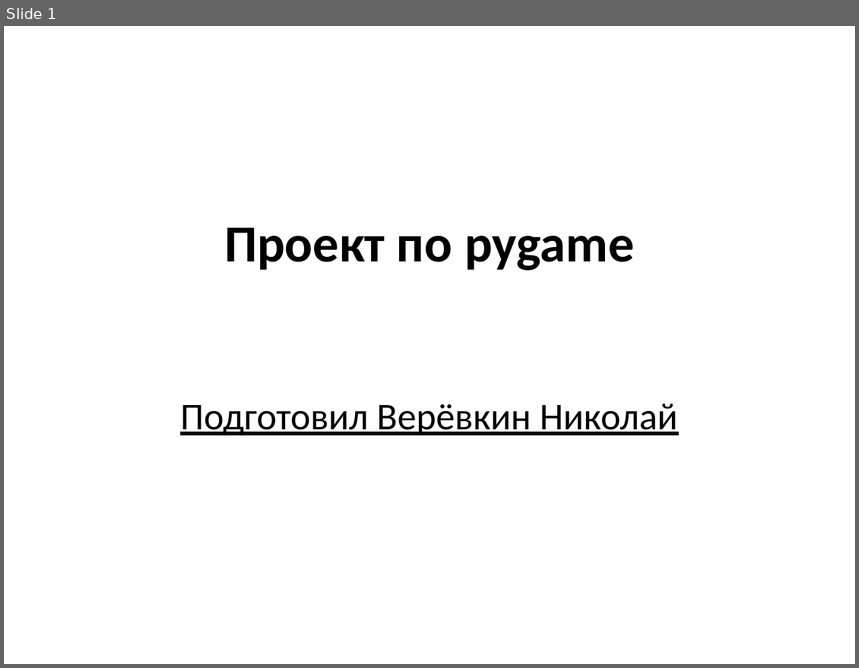
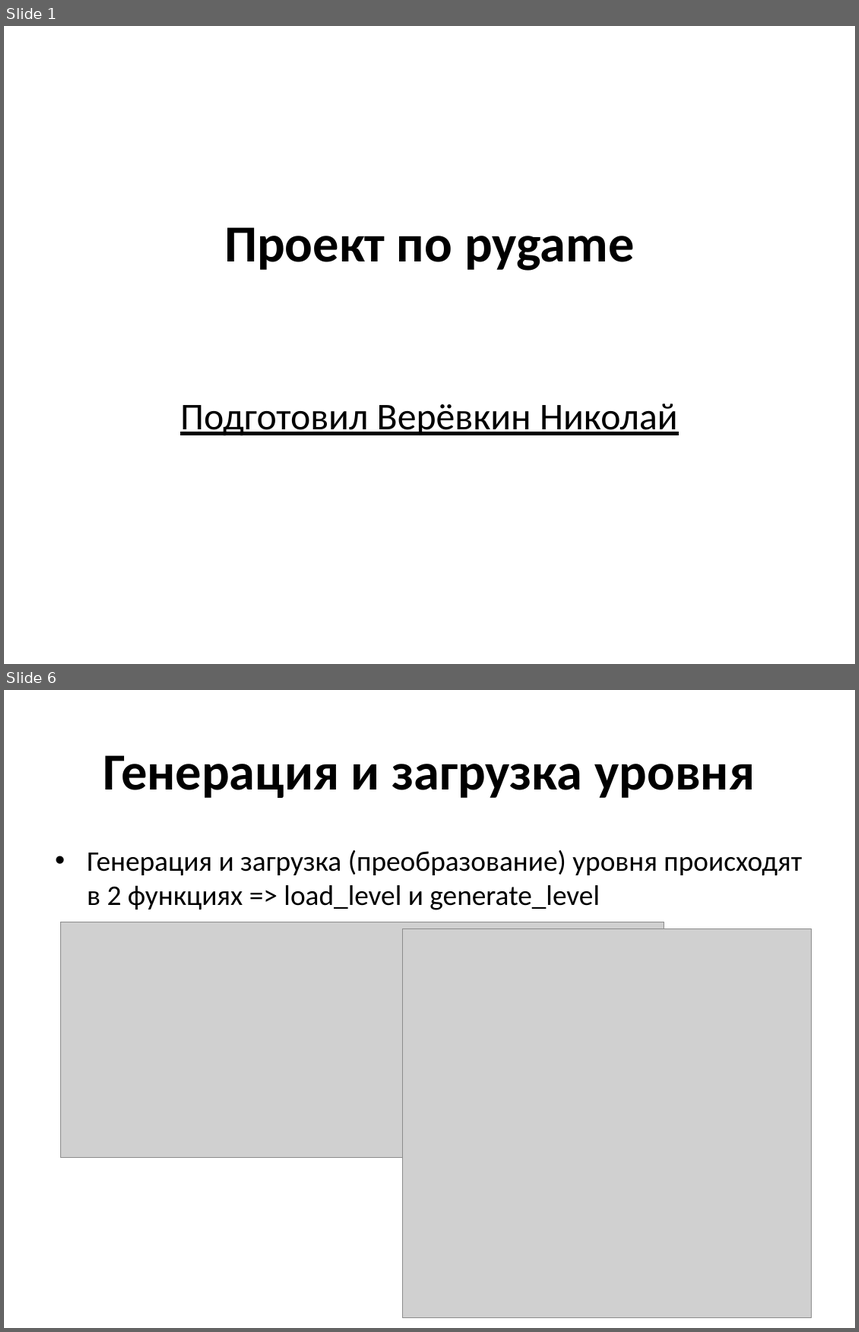
Before and after one commit to Poolwerx/game_pygame_proj, a slide deck: Проект по pygame.pptx. Shown one above the other, each under a label of ours: slide 1 before the commit, slides 1 and 6 after it; the slides between them are not shown. The pictures are 859x668 and 859x1332 pixels, drawn with LibreOffice and Linux fonts; fonts in the diff are those of the drawing; grey boxes stand for pictures; background and template pictures are left out. Boxes give left, top, right and bottom in pixels: in the first picture for what was removed or moved away, otherwise in the second. Text is boxed around its words. In the diff, an @@ line names an element or a change of style, - is before the commit and + after.

```diff
--- a/Проект по pygame.pptx
+++ b/Проект по pygame.pptx
@@ slide 6 added at (x1=4, y1=690, x2=855, y2=1328), background picture (left out) @@
@@ title added at (x1=103, y1=755, x2=755, y2=798), 44 pt, text #000000, bold @@
+Генерация и загрузка уровня
@@ text added at (x1=87, y1=850, x2=802, y2=910), 24 pt, text #000000 @@
+• Генерация и загрузка (преобразование) уровня происходят в 2 функциях => load_level и generate_level
@@ picture added at (x1=61, y1=923, x2=664, y2=1158) @@
@@ picture added at (x1=403, y1=929, x2=812, y2=1319) @@
```
Also in this commit, not shown: 1 slide changed, 5 other slides added, 3 slides removed, 28 other files.
